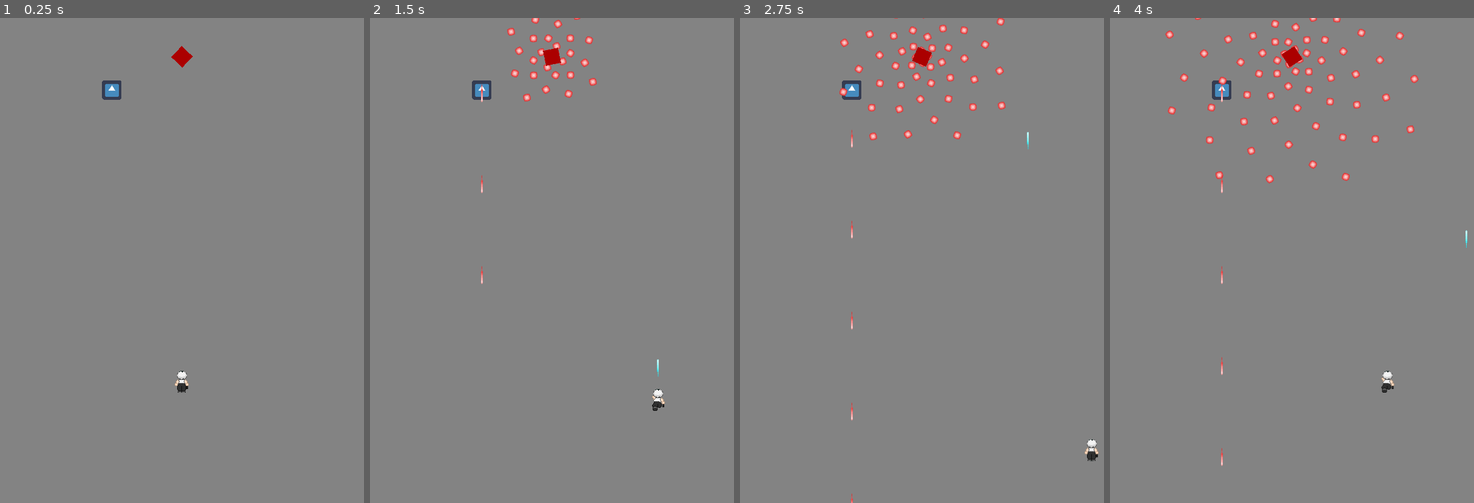
Above: before the commit, frames 1-4 (left to right).
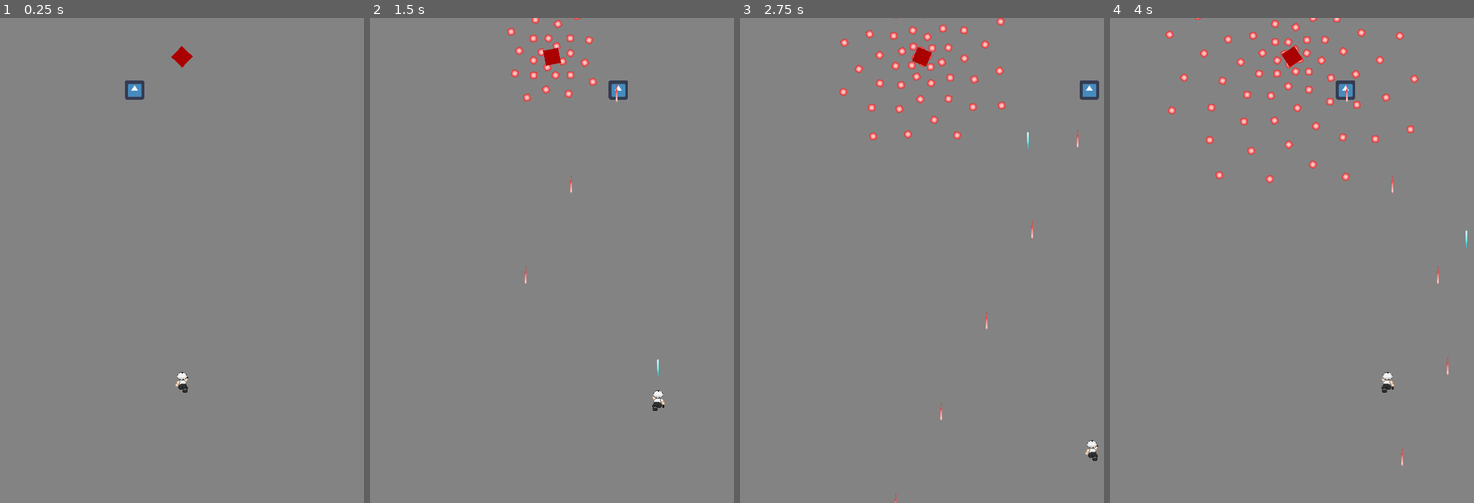
Above: after the commit, the same moments.

Repository: tyabbi/Godot-SHMUP
Game: Godot game, scene res://Scenes/main_screen.tscn
Two runs of this game, one before a commit and one after it. Both use one fixed random seed, a clock stepped at 60 frames per second and the inputs below. The project has no main scene, so this scene is started directly. The engine's default icon, where the game draws it, is replaced by a stand-in: a white triangle on a blue panel in a dark square.
Inputs:
- Up to frame 1 (0.25 s): no input
- Up to frame 2 (1.5 s): hold Right (move_right) 0.53-1.28 s; tap X (dash) at 0.6 s; hold Down (move_down) from 1.28 s (still down); tap Z (shoot) at 1.35 s
- Up to frame 3 (2.75 s): release Down (move_down) at 2.03 s; hold Right (move_right) from 2.03 s (still down); tap X (dash) at 2.1 s
- Up to frame 4 (4 s): release Right (move_right) at 2.78 s; hold Up (move_up) 2.78-3.53 s; tap Z (shoot) at 2.85 s; hold Left (move_left) from 3.53 s (still down); tap X (dash) at 3.6 s

The runs differ from the first frame. In frame 1, 0.5% of the frame differs, in the area x 28-52%, y 12-78%; in frame 2, 0.5%; in frame 3, 0.6%, in the area x 28-99%, y 12-100%; in frame 4, 0.6%.

Commit message:
Add files via upload

Diff:
--- a/CS_Game_Proj/Scenes/Boss_Bullet.tscn
+++ b/CS_Game_Proj/Scenes/Boss_Bullet.tscn
@@ -14,3 +14,5 @@
 position = Vector2( -4.5, -4.5 )
 enabled = true
 cast_to = Vector2( 4, 4 )
+
+[node name="VisibilityNotifier2D" type="VisibilityNotifier2D" parent="."]
--- a/CS_Game_Proj/Scenes/Enemy1.tscn
+++ b/CS_Game_Proj/Scenes/Enemy1.tscn
@@ -18,4 +18,5 @@
 texture = ExtResource( 1 )
 
 [node name="Timer" type="Timer" parent="."]
+
 [connection signal="timeout" from="Timer" to="." method="_on_Timer_timeout"]
--- a/CS_Game_Proj/Scenes/Enemy1_Bullet.tscn
+++ b/CS_Game_Proj/Scenes/Enemy1_Bullet.tscn
@@ -14,3 +14,5 @@
 position = Vector2( 0, -13 )
 scale = Vector2( 1, 0.47 )
 enabled = true
+
+[node name="VisibilityNotifier2D" type="VisibilityNotifier2D" parent="."]
--- a/CS_Game_Proj/Scenes/Player.tscn
+++ b/CS_Game_Proj/Scenes/Player.tscn
@@ -50,4 +50,5 @@
 
 [node name="AnimatedSprite" type="AnimatedSprite" parent="."]
 frames = SubResource( 7 )
+frame = 4
 playing = true
--- a/CS_Game_Proj/Scenes/Player_Bullet.tscn
+++ b/CS_Game_Proj/Scenes/Player_Bullet.tscn
@@ -14,3 +14,5 @@
 rotation = 3.92699
 enabled = true
 cast_to = Vector2( 4, 4 )
+
+[node name="VisibilityNotifier2D" type="VisibilityNotifier2D" parent="."]
--- a/CS_Game_Proj/Scripts/Boss_Bullet.gd
+++ b/CS_Game_Proj/Scripts/Boss_Bullet.gd
@@ -7,6 +7,7 @@
 # Called when the node enters the scene tree for the first time.
 func _ready():
 	$RayCast2D.add_exception(StaticBody2D)
+	get_node("VisibilityNotifier2D").connect("screen_exited", self, "_on_screen_exit")
 
 # Called every frame. 'delta' is the elapsed time since the previous frame.
 func _process(_delta):
@@ -20,3 +21,6 @@
 			if (collide.health > 0):
 				collide.health -= 1
 			print(collide.health)
+
+func _on_screen_exit():
+	queue_free()
--- a/CS_Game_Proj/Scripts/Enemy1.gd
+++ b/CS_Game_Proj/Scripts/Enemy1.gd
@@ -1,4 +1,4 @@
-extends Node2D
+extends KinematicBody2D
 
 
 # Declare member variables here. Examples:
@@ -8,6 +8,8 @@
 var bullet_delay = 0.5
 var health = 1
 var label = "ENEMY"
+const MOVE_SPEED = 150
+var move_vec = Vector2(MOVE_SPEED, 0)
 
 # Called when the node enters the scene tree for the first time.
 func _ready():
@@ -15,6 +17,10 @@
 	$Timer.start()
 
 func _process(_delta):
+	var collision = move_and_collide(move_vec * _delta)
+	if collision:
+		move_vec = move_vec.bounce(collision.normal)
+
 	if (health <= 0):
 		get_parent().remove_child(self)
 		queue_free()
@@ -25,5 +31,8 @@
 	b.dir = Vector2(0, 5)
 	get_parent().add_child(b)
 
+func move():
+	pass
+
 func _on_Timer_timeout():
 	shoot()
--- a/CS_Game_Proj/Scripts/Enemy1_Bullet.gd
+++ b/CS_Game_Proj/Scripts/Enemy1_Bullet.gd
@@ -11,6 +11,7 @@
 # Called when the node enters the scene tree for the first time.
 func _ready():
 	$RayCast2D.add_exception(StaticBody2D)
+	get_node("VisibilityNotifier2D").connect("screen_exited", self, "_on_screen_exit")
 
 # Called every frame. 'delta' is the elapsed time since the previous frame.
 func _process(_delta):
@@ -26,3 +27,6 @@
 				#damage value
 				collide.health -= 1
 			print(collide.health)
+
+func _on_screen_exit():
+	queue_free()
--- a/CS_Game_Proj/Scripts/Player_Bullet.gd
+++ b/CS_Game_Proj/Scripts/Player_Bullet.gd
@@ -7,6 +7,7 @@
 # Called when the node enters the scene tree for the first time.
 func _ready():
 	$RayCast2D.add_exception(StaticBody2D)
+	get_node("VisibilityNotifier2D").connect("screen_exited", self, "_on_screen_exit")
 
 # Called every frame. 'delta' is the elapsed time since the previous frame.
 func _process(_delta):
@@ -22,3 +23,6 @@
 				#damage value
 				collide.health -= 1
 			print(collide.health)
+
+func _on_screen_exit():
+	queue_free()
